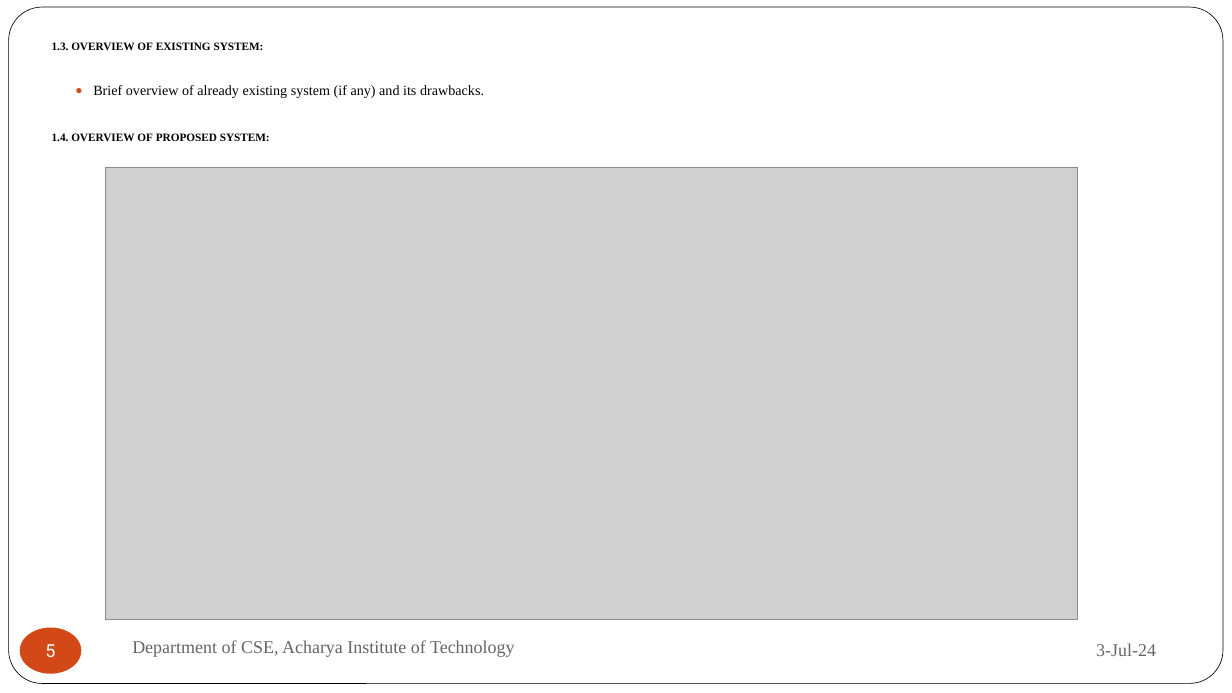
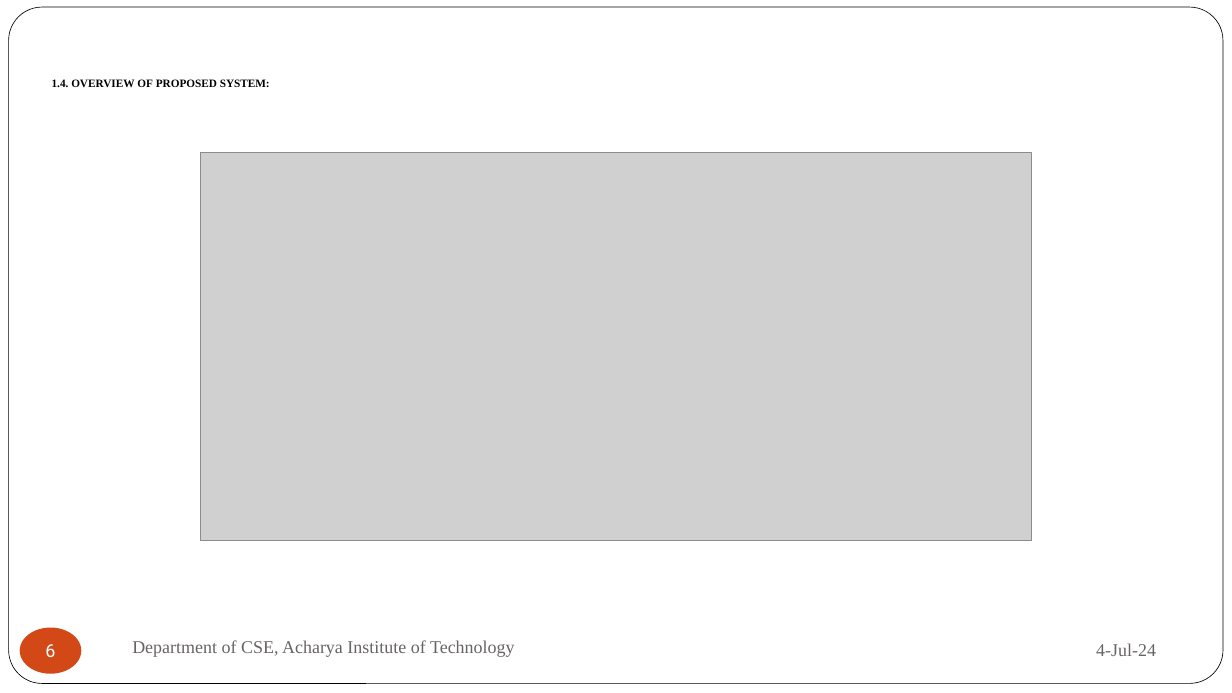
Before and after one commit to Anish202020/6th-Semester, a slide deck: slide 6 of Report and PPT/Major Mini Project/Miniproject.pptx (slide 5 before the commit). Drawn at 1232x693 pixels with LibreOffice and Linux fonts; fonts in the diff are those of the drawing; grey boxes stand for pictures. Boxes give left, top, right and bottom in pixels: in the first picture for what was removed or moved away, otherwise in the second. Text is boxed around its words. In the diff, an @@ line names an element or a change of style, - is before the commit and + after.

```diff
--- a/Report and PPT/Major Mini Project/Miniproject.pptx
+++ b/Report and PPT/Major Mini Project/Miniproject.pptx
@@ text at [52,42,484,98]: paragraphs removed @@
-1.3. overview of existing system:
-● Brief overview of already existing system (if any) and its drawbacks.
@@ picture: place and size @@
-picture at [105,167,1078,620]
+picture at [201,152,1032,540]
@@ page number at [45,644,55,657]: text changed @@
-5
+6
@@ text at [1096,643,1156,656]: text changed @@
-3-Jul-24
+4-Jul-24
```
Also in this commit, not shown: 8 other slides changed, 1 slide added, 9 slides removed, 11 other files.
